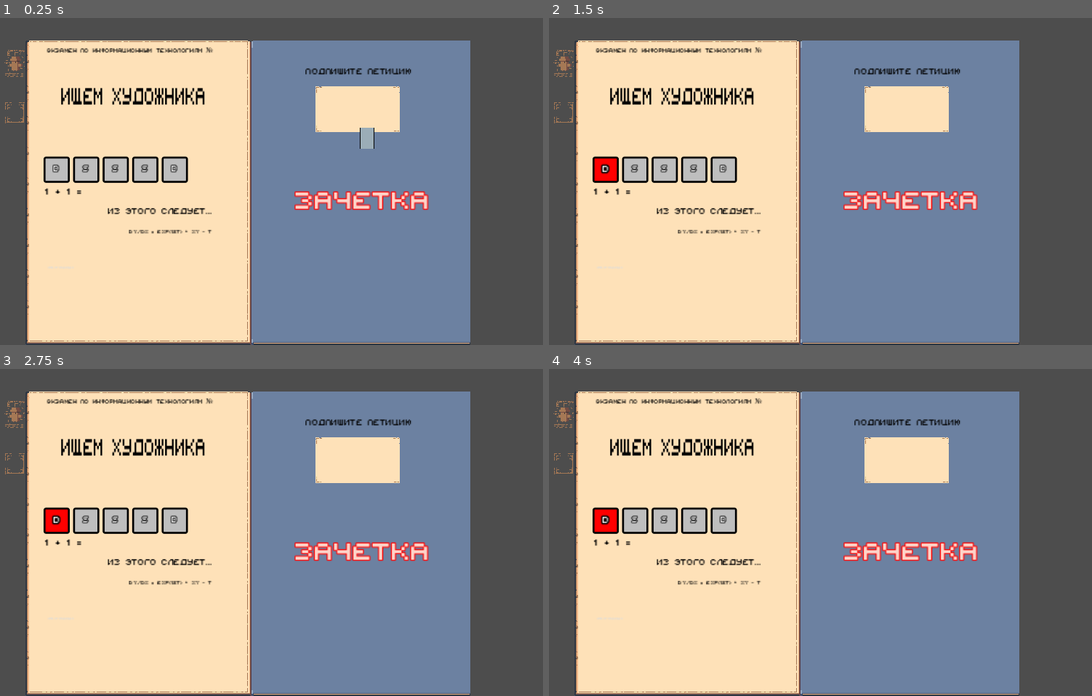
Above: before the commit, frames 1-4 (two rows, left to right).
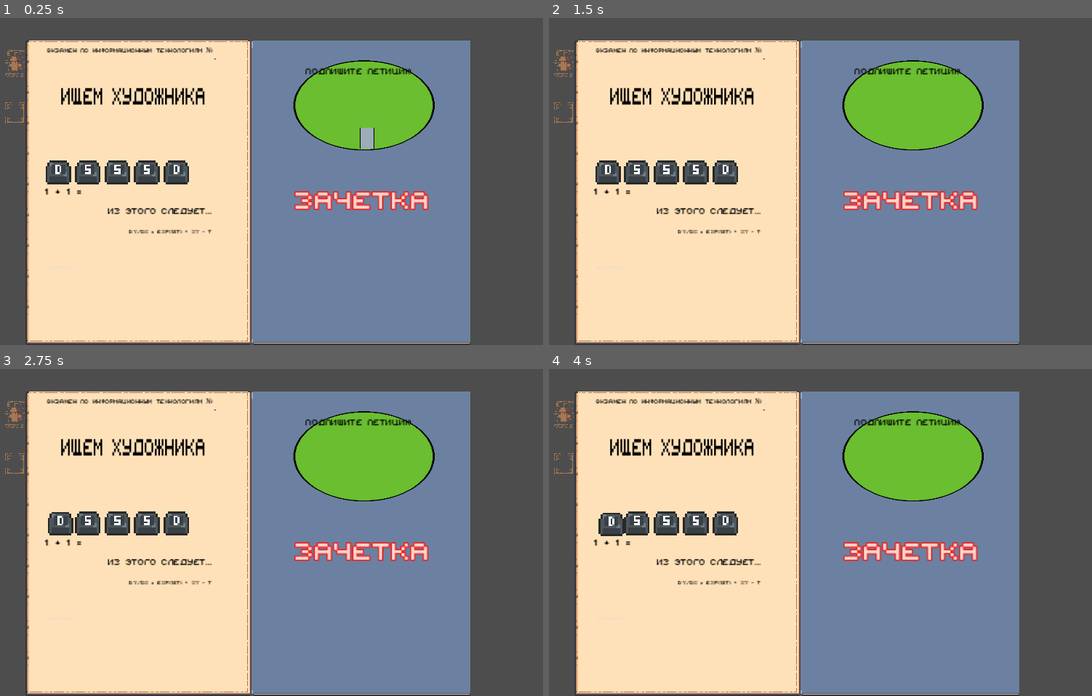
Above: after the commit, the same moments.

Repository: dueip/2024f_gamejam_misis
Game: Godot game, scene res://exam_minigame.tscn
Two runs of this game, one before a commit and one after it. Both use one fixed random seed, a clock stepped at 60 frames per second and the inputs below. This scene is started directly instead of the project's main scene.
Inputs (mouse positions are in pixels of both pictures, inside the frame that each line leads up to):
- Up to frame 1 (0.25 s): no input
- Up to frame 2 (1.5 s): tap Enter at 0.5 s; move the mouse to (929, 165) at 0.52 s; hold D (character_right) 0.53-1.28 s; tap Space (character_dash) at 0.6, 1.25 s; click (929, 165) at 0.67 s; move the mouse to (684, 197) at 1.27 s; hold S (character_back) from 1.28 s (still down); tap Q (character_drop_item) at 1.35 s
- Up to frame 3 (2.75 s): tap Enter at 2 s; move the mouse to (309, 460) at 2.02 s; release S (character_back) at 2.03 s; hold D (character_right) from 2.03 s (still down); hold Shift (character_run) from 2.03 s (still down)
- Up to frame 4 (4 s): tap Space (character_dash) at 2.75, 3.6 s; move the mouse to (771, 597) at 2.77 s; release D (character_right) at 2.78 s; release Shift (character_run) at 2.78 s; hold W (character_up) 2.78-3.53 s; tap E (character_use_item) at 2.85 s; click (771, 597) at 2.92 s; tap Enter at 3.5 s; move the mouse to (977, 581) at 3.52 s; hold A (character_left) from 3.53 s (still down)

The runs differ from the first frame. In frame 1, 7.5% of the frame differs, in the area x 8-81%, y 12-51%; in frame 2, 7.7%; in frame 3, 7.7%; in frame 4, 7.7%, in the area x 8-81%, y 12-52%.
Error in both runs: Invalid access to property or key '_on_minigame_won' on a base object of type 'Nil'. (res://exam_minigame.gd:9)

Commit message:
new letters for exam

Diff:
--- a/WASD.tscn
+++ b/WASD.tscn
@@ -8,46 +8,20 @@
 anchors_preset = 15
 anchor_right = 1.0
 anchor_bottom = 1.0
-offset_right = -1032.0
-offset_bottom = -568.0
+offset_right = -1047.0
+offset_bottom = -581.0
 grow_horizontal = 2
 grow_vertical = 2
 script = ExtResource("1_jgsl3")
 
 [node name="W" parent="." instance=ExtResource("2_ndrxw")]
-custom_minimum_size = Vector2(40, 40)
-offset_left = 40.0
-offset_top = 1.0
-offset_right = 80.0
-offset_bottom = 41.0
-grow_horizontal = 1
-grow_vertical = 1
+position = Vector2(29, -6)
 
 [node name="A" parent="." instance=ExtResource("2_ndrxw")]
-custom_minimum_size = Vector2(40, 40)
-offset_left = 1.0
-offset_top = 40.0
-offset_right = 41.0
-offset_bottom = 80.0
-grow_horizontal = 1
-grow_vertical = 1
-button_name = "A"
+position = Vector2(-3, 24)
 
 [node name="S" parent="." instance=ExtResource("2_ndrxw")]
-custom_minimum_size = Vector2(40, 40)
-offset_left = 40.0
-offset_top = 40.0
-offset_right = 80.0
-offset_bottom = 80.0
-grow_horizontal = 1
-grow_vertical = 1
-button_name = "S"
+position = Vector2(29, 24)
 
 [node name="D" parent="." instance=ExtResource("2_ndrxw")]
-offset_left = 79.0
-offset_top = 40.0
-offset_right = 79.0
-offset_bottom = 40.0
-grow_horizontal = 1
-grow_vertical = 1
-button_name = "D"
+position = Vector2(62, 24)
--- a/control_buttons.gd
+++ b/control_buttons.gd
@@ -1,46 +1,35 @@
-extends Control
+extends Sprite2D
 
 class_name ControlButton
 
-@export var button_name: String
-@onready var text_label: RichTextLabel = $Panel/RichTextLabel
-@onready var stylebox : StyleBox
+@export var letter : String
 
 func _ready():
-	stylebox=StyleBoxFlat.new()
-	stylebox.set_corner_radius_all(3)
-	stylebox.set_border_width_all(3)
-	stylebox.border_color=Color(0,0,0)
-	$Panel["theme_override_styles/panel"]=stylebox
+	var index = calculate_index(letter)
+	frame=index
 	unhighlight()
 
+func calculate_index( char: String) -> int :
+	var res = char.unicode_at(0)
+	res-="A".unicode_at(0)
+	if res<0:
+		return 0
+	return res+16
 
-func unhighlight(color: Color = Color(0.745, 0.745, 0.745)):
-	stylebox.bg_color=color
-	text_label.clear()
-	text_label.push_color(Color(255,255,255))
-	text_label.push_outline_color(Color(0,0,0))
-	text_label.push_outline_size(4)
-	text_label.push_font_size(16)
-	text_label.append_text("[center]")
-	text_label.append_text(button_name)
-	text_label.pop()
-	text_label.pop()
-	text_label.pop()
-	text_label.pop()
-	text_label.pop()
+func shake():
+	var tween = get_tree().create_tween()
+	var start=position
+	for i in range(5):
+		var angle = randf_range(0,TAU)
+		tween.tween_property(self, "position",start+Vector2.from_angle(angle)*2, 0.05)
+		tween.tween_property(self, "position",start, 0.05)
 
-func highlight(color: Color = Color(0.874, 0.941, 0.996) ):
-	stylebox.bg_color=color
-	text_label.clear()
-	text_label.push_color(Color(255,255,255))
-	text_label.push_outline_color(Color(0,0,0))
-	text_label.push_outline_size(8)
-	text_label.append_text("[center]")
-	text_label.push_font_size(17)
-	text_label.append_text(button_name)
-	text_label.pop()
-	text_label.pop()
-	text_label.pop()
-	text_label.pop()
-	text_label.pop()
+
+
+func highlight():
+	if frame<56:
+		frame+=56
+
+func unhighlight():
+	if frame>=56:
+		frame-=56
--- a/control_buttons.tscn
+++ b/control_buttons.tscn
@@ -1,26 +1,12 @@
 [gd_scene load_steps=3 format=3 uid="uid://d1e0xkg2a7g7n"]
 
 [ext_resource type="Script" path="res://control_buttons.gd" id="1_1rquo"]
+[ext_resource type="Texture2D" uid="uid://cbmhb6wvqilh5" path="res://images/letters_texture.tres" id="2_xdqbq"]
 
-[sub_resource type="StyleBoxFlat" id="StyleBoxFlat_wwwgd"]
-
-[node name="ControlButtons" type="Control"]
-layout_mode = 3
-anchors_preset = 0
-grow_horizontal = 2
-grow_vertical = 2
+[node name="ControlButton" type="Sprite2D"]
+scale = Vector2(3, 3)
+texture = ExtResource("2_xdqbq")
+centered = false
+hframes = 8
+vframes = 14
 script = ExtResource("1_1rquo")
-button_name = "W"
-
-[node name="Panel" type="Panel" parent="."]
-layout_mode = 0
-offset_right = 40.0
-offset_bottom = 40.0
-theme_override_styles/panel = SubResource("StyleBoxFlat_wwwgd")
-
-[node name="RichTextLabel" type="RichTextLabel" parent="Panel"]
-layout_mode = 0
-offset_top = 8.0
-offset_right = 40.0
-offset_bottom = 38.0
-scroll_active = false
--- /dev/null
+++ b/images/letters_texture.tres
@@ -0,0 +1,8 @@
+[gd_resource type="CanvasTexture" load_steps=2 format=3 uid="uid://cbmhb6wvqilh5"]
+
+[ext_resource type="Texture2D" uid="uid://cps3un7n6ibe2" path="res://sprites/Keyboard Letters and Symbols.png" id="1_7mthu"]
+
+[resource]
+diffuse_texture = ExtResource("1_7mthu")
+texture_filter = 1
+texture_repeat = 1
--- a/left_part.gd
+++ b/left_part.gd
@@ -20,7 +20,7 @@
 	var number_of_thingies = randi_range(min_size, max_size)
 	for i in range(0, number_of_thingies):
 		var control_button = controlButton.instantiate()
-		control_button.button_name = combination[randi_range(0, combination.size() - 1)].to_upper()
+		control_button.letter = combination[randi_range(0, combination.size() - 1)].to_upper()
 		control_button.position.x += 45 * i
 		control_buttons.push_back(control_button)
 		add_child(control_button)
@@ -29,14 +29,14 @@
 	var red_tween = get_tree().create_tween()
 	if event is InputEventKey:
 		if event.is_pressed() && not event.is_echo():
-			var weirdo: bool = OS.get_keycode_string(event.keycode).to_upper() == control_buttons[question_index].button_name.to_upper()
+			var weirdo: bool = OS.get_keycode_string(event.keycode).to_upper() == control_buttons[question_index].letter.to_upper()
 			if weirdo and is_in_the_hole:
 				red_tween.stop()
 				for i in range(0, question_index + 1):
-					control_buttons[i].highlight(Color.GREEN)
+					control_buttons[i].highlight()
 				question_index += 1
 			else:
-				control_buttons[question_index].highlight(Color.RED)
+				control_buttons[question_index].shake()
 				#red_tween.tween_callback(control_buttons[question_index].unhighlight).set_delay(0.5)
 				current_mark -= cost_of_error
 				emit_signal("lostLive", current_mark)
--- a/left_part.tscn
+++ b/left_part.tscn
@@ -8,9 +8,5 @@
 
 [node name="ControlButtons" parent="." instance=ExtResource("2_7jr2j")]
 visible = false
-offset_left = -29.0
-offset_top = -35.0
-offset_right = -29.0
-offset_bottom = -35.0
 
 [connection signal="lostLive" from="." to="." method="_on_lost_live"]
--- a/right_part.tscn
+++ b/right_part.tscn
@@ -13,18 +13,17 @@
 [node name="RightPart" type="Node2D"]
 script = ExtResource("1_s2y2p")
 
-[node name="HoleArea" type="Area2D" parent="."]
-scale = Vector2(0.999999, 0.999998)
+[node name="Hole" type="Sprite2D" parent="."]
+scale = Vector2(0.309555, 0.293191)
+texture = ExtResource("2_ftahs")
 
-[node name="CollisionShape2D" type="CollisionShape2D" parent="HoleArea"]
+[node name="HoleArea" type="Area2D" parent="Hole"]
+scale = Vector2(3.23044, 3.41074)
+
+[node name="CollisionShape2D" type="CollisionShape2D" parent="Hole/HoleArea"]
 position = Vector2(2, -3)
 scale = Vector2(-0.769138, 0.956351)
 shape = SubResource("CircleShape2D_yn2sc")
-
-[node name="Hole" type="Sprite2D" parent="."]
-visible = false
-scale = Vector2(0.309555, 0.293191)
-texture = ExtResource("2_ftahs")
 
 [node name="SomeOtherThing" type="Sprite2D" parent="."]
 scale = Vector2(-0.0369241, 0.0368118)
@@ -37,5 +36,5 @@
 scale = Vector2(6.41652, -27.2518)
 shape = SubResource("RectangleShape2D_xee44")
 
-[connection signal="area_entered" from="HoleArea" to="." method="_on_hole_area_area_entered"]
-[connection signal="area_exited" from="HoleArea" to="." method="_on_hole_area_area_exited"]
+[connection signal="area_entered" from="Hole/HoleArea" to="." method="_on_hole_area_area_entered"]
+[connection signal="area_exited" from="Hole/HoleArea" to="." method="_on_hole_area_area_exited"]
Not shown: 1 places in exam_minigame.tscn that only renumber resources
Not shown: 1 places in inventory/global_inventory.tres that only renumber resources
Not shown: 1 places in loading_bar.tscn that only renumber resources
Not shown: 1 places in possible_exam_spawn.tscn that only renumber resources
Not shown: 1 places in possible_exam_tw.tscn that only renumber resources
Not shown: 1 places in right_part.tscn that only renumber resources
Binary file added: sprites/Keyboard Letters and Symbols.png
Not shown, added: sprites/Keyboard Letters and Symbols.png.import
Not shown: 1 places in test_tw.tscn that only renumber resources
